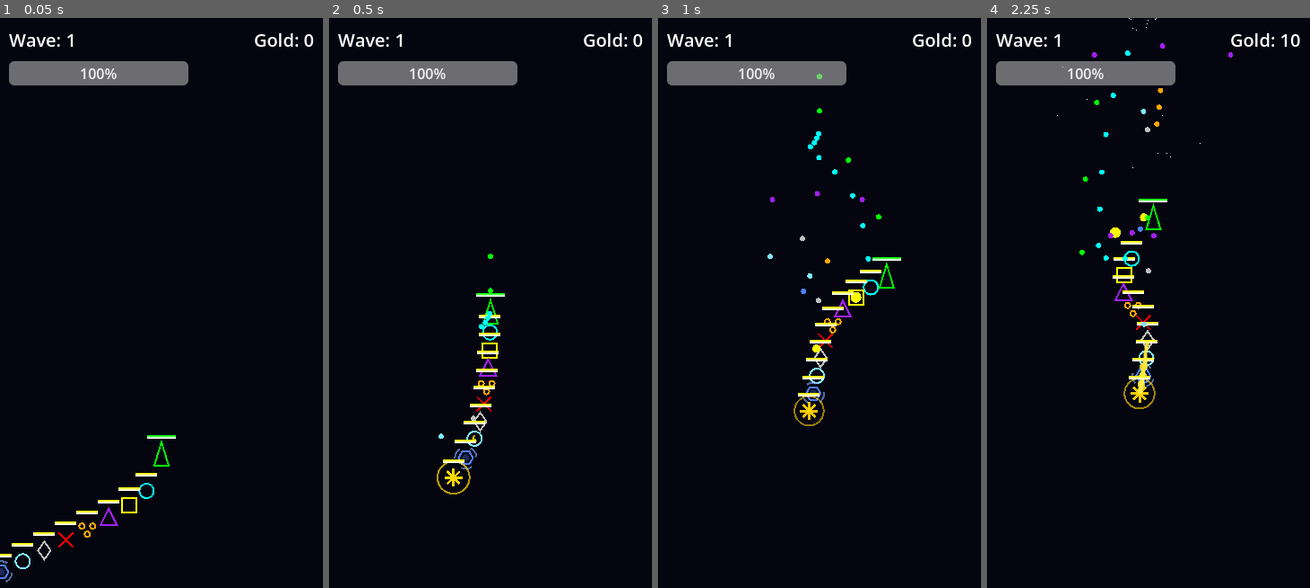
Above: before the commit, frames 1-4 (left to right).
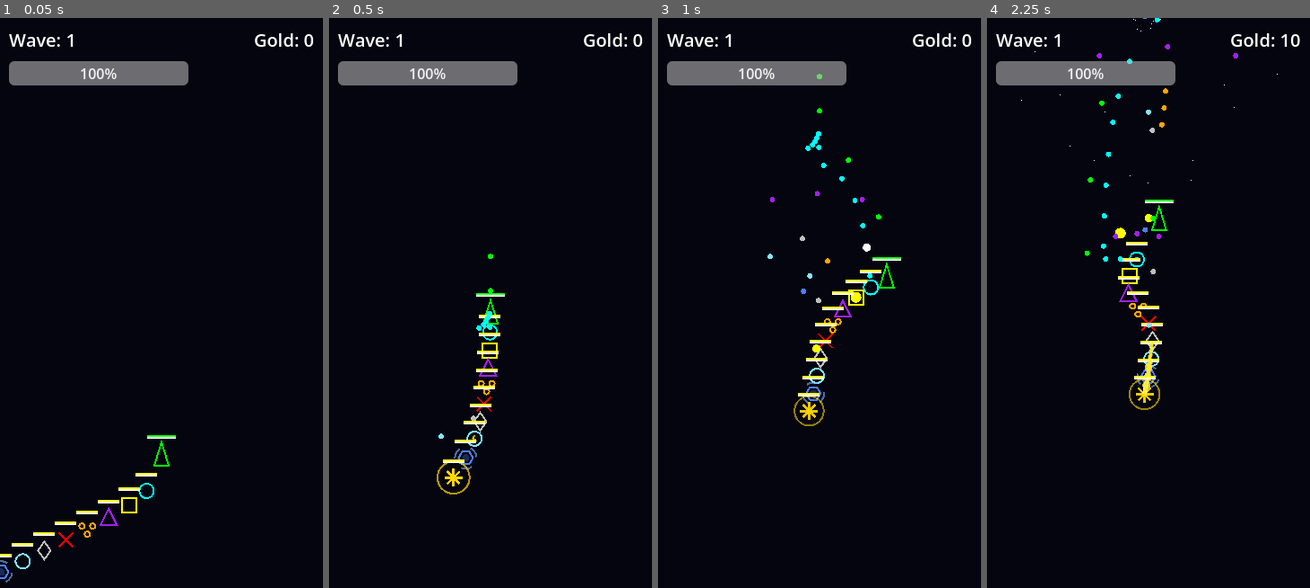
Above: after the commit, the same moments.

Repository: PPG11/NeonFormation
Game: Godot game, scene res://scenes/Main.tscn
The game is run twice, just before and just after one commit, with the same random seed, the same clock (stepped at 60 frames per second) and the same inputs.
Inputs (mouse positions are in pixels of both pictures, inside the frame that each line leads up to):
- Up to frame 1 (0.05 s): no input
- Up to frame 2 (0.5 s): no input
- Up to frame 3 (1 s): move the mouse to (890, 274) at 0.52 s
- Up to frame 4 (2.25 s): move the mouse to (1083, 337) at 1.27 s; move the mouse to (1180, 177) at 2.02 s

Frame 1 is identical in both runs. In frame 2, less than 0.1% of the frame differs, in the area x 45-51%, y 52-55%; in frame 3, 0.2%; in frame 4, 2.2%, in the area x 10-90%, y 0-69%.

Commit message:
Implement core modules for Alpha Version: Difficulty, Economy, Merge, Boss, and Visuals
- Difficulty & Balance: Implemented steeper exponential scaling for enemies (HP ^1.20, Speed ^1.08) and buffed STRIKER (0.08 interval, crit chance).
- Economy: Fixed Shop logic to be optimistic but validated by Main.gd (gold check).
- Unit Merge: Implemented recursive merge logic in Player.gd (3x Lvl N -> 1x Lvl N+1) preserving chain order.
- Boss Battle: Enhanced Boss system with dedicated HP bar signal connection and verified AI states.
- Visual Feedback: Added HP bars for Player/SnakeBody (always visible) and Enemy (visible on damage).
- Code Structure: Cleaned up signal usage and modularized logic.

Co-authored-by: PPG11 <38418801+PPG11@users.noreply.github.com>

Diff:
--- a/scripts/GameBalance.gd
+++ b/scripts/GameBalance.gd
@@ -10,7 +10,7 @@
 @export_group("SnakeBody")
 @export var unit_price: int = 100
 @export var striker_damage: int = 8
-@export var striker_interval: float = 0.1
+@export var striker_interval: float = 0.08
 @export var heavy_damage: int = 25
 @export var heavy_interval: float = 1.0
 @export var heavy_scale: float = 2.0
@@ -75,10 +75,10 @@
 @export_group("Enemy")
 @export var enemy_base_hp: int = 60
 @export var enemy_hp_per_wave: int = 15
-@export var enemy_hp_exponent: float = 1.15
+@export var enemy_hp_exponent: float = 1.20
 @export var enemy_base_speed: float = 100.0
 @export var enemy_speed_per_wave: float = 5.0
-@export var enemy_speed_exponent: float = 1.02
+@export var enemy_speed_exponent: float = 1.08
 @export var enemy_bullet_damage: int = 10
 @export var shooter_fire_interval: float = 1.2
 
--- a/scripts/Main.gd
+++ b/scripts/Main.gd
@@ -133,6 +133,10 @@
     boss.max_hp = hp
     boss.current_hp = hp
     boss.global_position = Vector2(180, -50)
+
+    if boss.has_signal("hp_changed"):
+        boss.connect("hp_changed", _on_boss_hp_changed)
+
     get_tree().current_scene.add_child(boss)
     boss.boss_died.connect(_on_boss_killed)
 
@@ -142,6 +146,10 @@
 
     enemies_to_spawn = 0
     enemies_alive = 1
+
+func _on_boss_hp_changed(current: int, max_h: int) -> void:
+    _boss_hp_bar.value = current
+    _boss_hp_bar.max_value = max_h
 
 func _on_boss_killed(pos: Vector2) -> void:
     _boss_hp_bar.visible = false
@@ -163,11 +171,14 @@
     start_wave()
 
 func _on_item_purchased(unit_type: int, cost: int) -> void:
-    # 商店已经扣除了金币，这里只需要同步并添加单位
-    gold -= cost
-    _update_ui()
-    if _player != null and _player.has_method("add_body"):
-        _player.call("add_body", unit_type)
+    if gold >= cost:
+        gold -= cost
+        _update_ui()
+        if _player != null and _player.has_method("add_body"):
+            _player.call("add_body", unit_type)
+        print("Main: Item purchased. New Gold: ", gold)
+    else:
+        print("Main: Insufficient funds! Gold: ", gold, " Cost: ", cost)
 
 func _on_shop_closed() -> void:
     next_wave()
--- a/scripts/entities/Boss.gd
+++ b/scripts/entities/Boss.gd
@@ -1,6 +1,7 @@
 extends Area2D
 
 signal boss_died(pos: Vector2)
+signal hp_changed(current: int, max_h: int)
 
 enum State { ENTERING, HOVER_STRAFE, ATTACK_SPREAD, ATTACK_RAPID, DASH, ATTACK_CIRCLE, ATTACK_LASER, SUMMON_MINIONS }
 enum Phase { PHASE_1, PHASE_2, PHASE_3 }
@@ -22,7 +23,7 @@
 var _did_emit: bool = false
 var _base_modulate: Color
 var current_phase: Phase = Phase.PHASE_1
-var _hp_bar: TextureProgressBar
+# var _hp_bar: TextureProgressBar  # Removed local HP bar
 var _laser_particles: CPUParticles2D
 var _aura_particles: CPUParticles2D
 var _circle_bullet_count: int = 0
@@ -44,7 +45,7 @@
     add_child(_shoot_timer)
     _shoot_timer.timeout.connect(_on_shoot_timer_timeout)
 
-    _setup_hp_bar()
+    # _setup_hp_bar() # Removed
     _setup_particles()
     _change_state(State.ENTERING)
 
@@ -56,35 +57,6 @@
         shape.shape = rect
         shape.name = "CollisionShape2D"
         add_child(shape)
-
-func _setup_hp_bar() -> void:
-    _hp_bar = TextureProgressBar.new()
-
-    var tex_under = GradientTexture2D.new()
-    tex_under.width = 100
-    tex_under.height = 8
-    tex_under.fill_from = Vector2(0, 0)
-    tex_under.fill_to = Vector2(0, 1)
-    var grad_under = Gradient.new()
-    grad_under.add_point(0.0, Color(0.2, 0.2, 0.2))
-    tex_under.gradient = grad_under
-
-    var tex_prog = GradientTexture2D.new()
-    tex_prog.width = 100
-    tex_prog.height = 8
-    tex_prog.fill_from = Vector2(0, 0)
-    tex_prog.fill_to = Vector2(0, 1)
-    var grad_prog = Gradient.new()
-    grad_prog.add_point(0.0, Color.DARK_RED)
-    grad_prog.add_point(1.0, Color.RED)
-    tex_prog.gradient = grad_prog
-
-    _hp_bar.texture_under = tex_under
-    _hp_bar.texture_progress = tex_prog
-    _hp_bar.position = Vector2(-50, -60)
-    _hp_bar.max_value = max_hp
-    _hp_bar.value = current_hp
-    add_child(_hp_bar)
 
 func _setup_particles() -> void:
     # 光环粒子效果
@@ -372,8 +344,7 @@
 
 func take_damage(amount: int) -> void:
     current_hp -= amount
-    if _hp_bar:
-        _hp_bar.value = current_hp
+    emit_signal("hp_changed", current_hp, max_hp)
 
     modulate = Color.RED
     var tween := create_tween()
--- a/scripts/entities/Enemy.gd
+++ b/scripts/entities/Enemy.gd
@@ -74,6 +74,7 @@
     _hp_bar.position = Vector2(-12, -24)
     _hp_bar.max_value = max_hp
     _hp_bar.value = current_hp
+    _hp_bar.visible = false # Default hidden
     add_child(_hp_bar)
 
 func _process(delta: float) -> void:
@@ -137,6 +138,7 @@
     current_hp -= amount
     if _hp_bar:
         _hp_bar.value = current_hp
+        _hp_bar.visible = true # Show on damage
     modulate = Color.RED
     var tween := create_tween()
     tween.tween_property(self, "modulate", _base_modulate, 0.1)
--- a/scripts/entities/Player.gd
+++ b/scripts/entities/Player.gd
@@ -163,7 +163,7 @@
 func add_body(unit_type: int) -> void:
     _add_body_internal(unit_type, 1)
 
-func _add_body_internal(unit_type: int, level: int) -> void:
+func _add_body_internal(unit_type: int, level: int, insertion_index: int = -1) -> void:
     var matching_indices = []
     for i in range(body_parts.size()):
         var part = body_parts[i]
@@ -173,15 +173,28 @@
                 break
 
     if matching_indices.size() == 2:
-        matching_indices.sort()
-        matching_indices.reverse()
-        for idx in matching_indices:
+        # Merge Logic: 2 existing + 1 new = 3 -> 1 next level
+        var idx1 = matching_indices[0]
+        var idx2 = matching_indices[1]
+
+        # Determine target index (lowest of existing + potential new one)
+        var target_idx = min(idx1, idx2)
+        if insertion_index != -1:
+            target_idx = min(target_idx, insertion_index)
+
+        # Remove matched bodies (highest index first)
+        var indices_to_remove = [idx1, idx2]
+        indices_to_remove.sort()
+        indices_to_remove.reverse()
+
+        for idx in indices_to_remove:
             var part = body_parts[idx]
             body_parts.remove_at(idx)
             part.queue_free()
 
         _refresh_body_targets()
-        _add_body_internal(unit_type, level + 1)
+        # Recursively add the upgraded unit at the best position
+        _add_body_internal(unit_type, level + 1, target_idx)
         return
 
     if body_scene == null:
@@ -189,17 +202,30 @@
     var body := body_scene.instantiate() as Node2D
     if body == null:
         return
-    var target: Node2D = self if body_parts.is_empty() else body_parts.back()
+
     body.set("unit_type", unit_type)
     body.set("level", level)
-    body.set("target", target)
+
     get_tree().current_scene.add_child(body)
     body.tree_exited.connect(_on_body_exited.bind(body))
-    var offset := body.get("follow_offset") as Vector2
-    if offset == null:
-        offset = Vector2.ZERO
-    body.global_position = target.global_transform * offset
-    body_parts.append(body)
+
+    # Insert at specific index or append
+    if insertion_index != -1 and insertion_index <= body_parts.size():
+        body_parts.insert(insertion_index, body)
+    else:
+        body_parts.append(body)
+
+    # Link targets
+    _refresh_body_targets()
+
+    # Set initial position based on its target
+    var target = body.get("target")
+    if target:
+        var offset := body.get("follow_offset") as Vector2
+        if offset == null:
+            offset = Vector2.ZERO
+        body.global_position = target.global_transform * offset
+
     recalculate_synergies()
 
 func _on_body_exited(body: Node) -> void:
--- a/scripts/entities/SnakeBody.gd
+++ b/scripts/entities/SnakeBody.gd
@@ -15,6 +15,7 @@
 var _attack_speed: float = 1.0
 var _damage_mult: float = 1.0
 var _size_mult: float = 1.0
+var crit_chance: float = 0.0
 var max_hp: int = 10
 var current_hp: int = 10
 var _hp_bar: TextureProgressBar
@@ -309,12 +310,22 @@
     var bullet := BulletScene.instantiate() as Area2D
     if bullet == null:
         return
-    bullet.set("color", bullet_color)
-    bullet.set("damage", int(damage * _damage_mult))
+
+    var final_damage = int(damage * _damage_mult)
+    var final_scale = scale_factor * _size_mult
+    var final_color = bullet_color
+
+    if randf() < crit_chance:
+        final_damage *= 2
+        final_scale *= 1.5
+        final_color = Color(1.5, 1.5, 1.5) # Bright White
+
+    bullet.set("color", final_color)
+    bullet.set("damage", final_damage)
     bullet.set("is_enemy_bullet", false)
     bullet.global_position = global_position
     bullet.rotation = deg_to_rad(angle_deg)
-    bullet.scale = Vector2.ONE * scale_factor * _size_mult
+    bullet.scale = Vector2.ONE * final_scale
     get_tree().current_scene.add_child(bullet)
 
 func _get_shoot_interval() -> float:
@@ -392,11 +403,15 @@
     var level_mult = pow(2.0, level - 1)
     _damage_mult *= level_mult
 
-    scale = Vector2.ONE * (1.0 + (level - 1) * 0.3)
+    scale = Vector2.ONE * (1.0 + (level - 1) * 0.4)
     if level > 1:
         modulate = Color(1.5, 1.5, 1.5)
     else:
         modulate = Color.WHITE
+
+    crit_chance = 0.0
+    if unit_type == ClassType.STRIKER:
+        crit_chance = 0.2
 
     # Apply class-specific synergies
     if unit_type == ClassType.BURST:
--- a/scripts/ui/ShopUI.gd
+++ b/scripts/ui/ShopUI.gd
@@ -79,16 +79,17 @@
         return
     if _purchased[index]:
         return
-    if _current_gold < balance.unit_price:
+    var price = balance.unit_price
+    if _current_gold < price:
         return
 
-    # 购买商品
-    var price = balance.unit_price
+    # 购买商品 - Optimistic Update
     _current_gold -= price
     _purchased[index] = true
 
     # 发射购买信号
     emit_signal("item_purchased", _options[index], price)
+    print("ShopUI: Purchased item. Cost: %d. Remaining Local Gold: %d" % [price, _current_gold])
 
     # 更新UI，但不关闭商店
     _update_ui()
